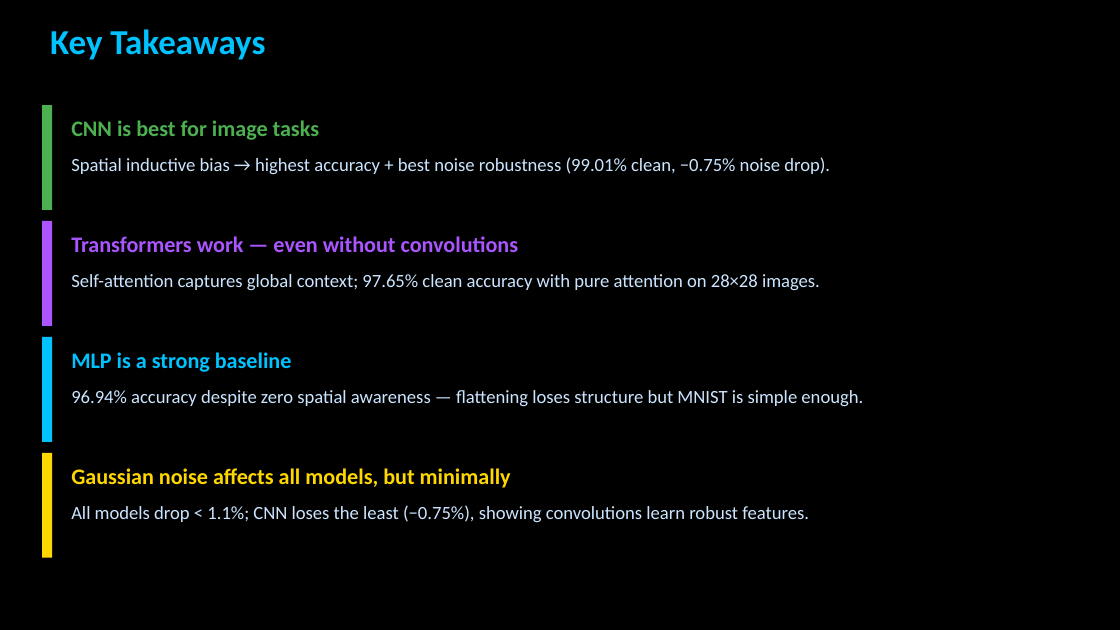
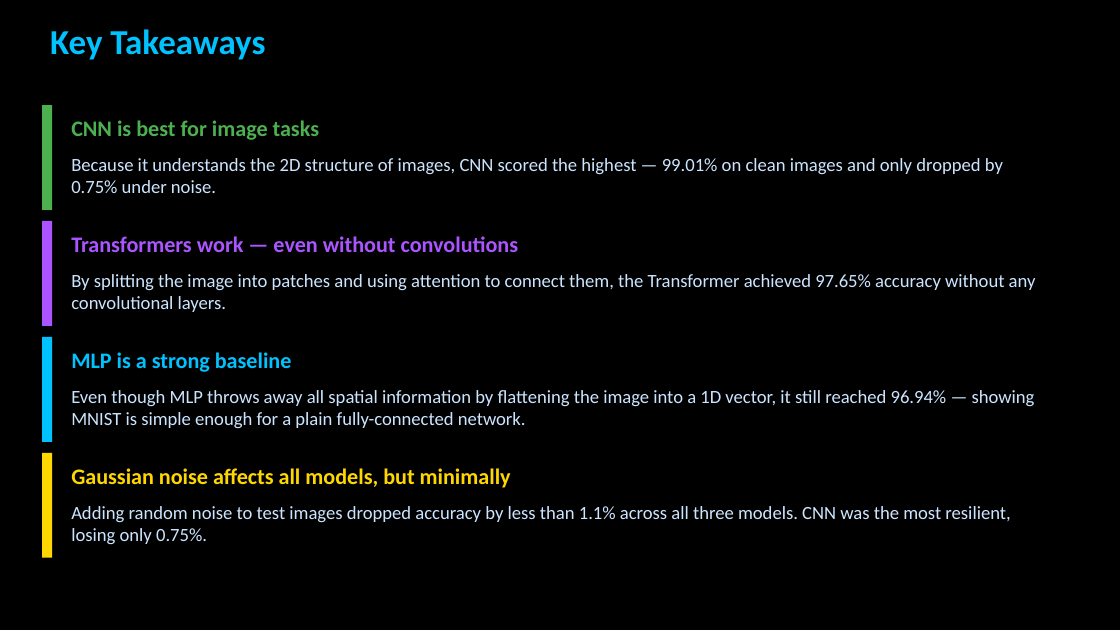
Before and after one commit to zxu235/ai-hw-spring-2026-Ziru-Xu, a slide deck: slide 7 of Assignment4.1-MNIST_Presentation.pptx. Drawn at 1120x630 pixels with LibreOffice and Linux fonts; fonts in the diff are those of the drawing; background and template pictures are left out. Boxes give left, top, right and bottom in pixels: in the first picture for what was removed or moved away, otherwise in the second. Text is boxed around its words. In the diff, an @@ line names an element or a change of style, - is before the commit and + after.

```diff
--- a/Assignment4.1-MNIST_Presentation.pptx
+++ b/Assignment4.1-MNIST_Presentation.pptx
@@ text at bbox=[71, 158, 1003, 193]: text changed @@
-Spatial inductive bias → highest accuracy + best noise robustness (99.01% clean, −0.75% noise drop).
+Because it understands the 2D structure of images, CNN scored the highest — 99.01% on clean images and only dropped by 0.75% under noise.
@@ text at bbox=[71, 274, 1036, 312]: text changed @@
-Self-attention captures global context; 97.65% clean accuracy with pure attention on 28×28 images.
+By splitting the image into patches and using attention to connect them, the Transformer achieved 97.65% accuracy without any convolutional layers.
@@ text at bbox=[71, 390, 1035, 428]: text changed @@
-96.94% accuracy despite zero spatial awareness — flattening loses structure but MNIST is simple enough.
+Even though MLP throws away all spatial information by flattening the image into a 1D vector, it still reached 96.94% — showing MNIST is simple enough for a plain fully-connected network.
@@ text at bbox=[71, 506, 1010, 545]: text changed @@
-All models drop < 1.1%; CNN loses the least (−0.75%), showing convolutions learn robust features.
+Adding random noise to test images dropped accuracy by less than 1.1% across all three models. CNN was the most resilient, losing only 0.75%.
```
Also in this commit, not shown: 1 other slide changed.
